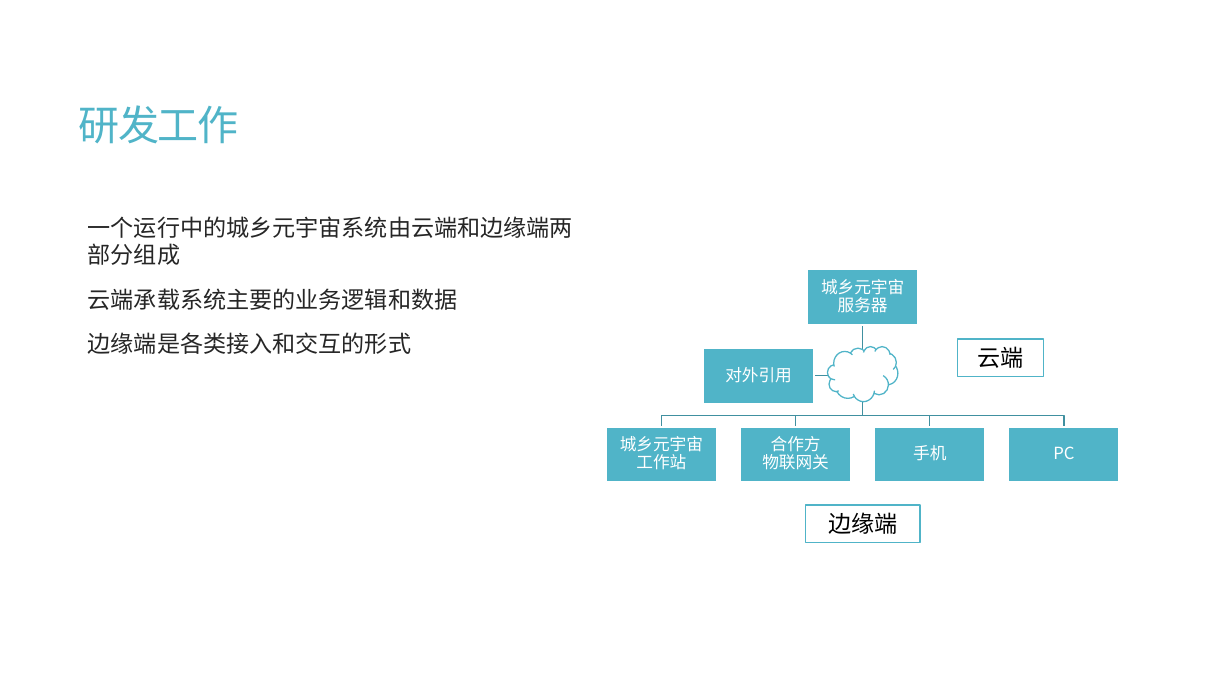
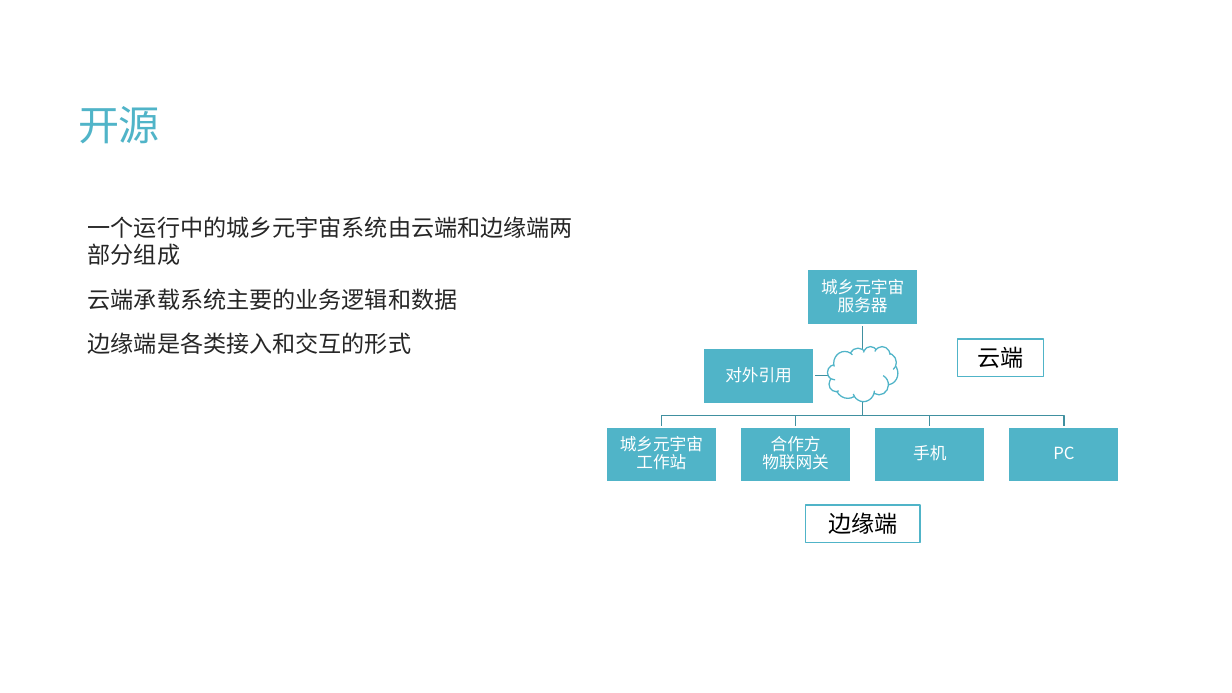
Before and after one commit to calcyu/chainway, a slide deck: slide 8 of Docs/城乡元宇宙服务器.pptx. Drawn at 1232x693 pixels with LibreOffice and Linux fonts; fonts in the diff are those of the drawing. Boxes give left, top, right and bottom in pixels: in the first picture for what was removed or moved away, otherwise in the second. Text is boxed around its words. In the diff, an @@ line names an element or a change of style, - is before the commit and + after.

```diff
--- a/Docs/城乡元宇宙服务器.pptx
+++ b/Docs/城乡元宇宙服务器.pptx
@@ title at [79,106,160,144]: text changed @@
-研发工作
+开源
```
Also in this commit, not shown: 7 other slides changed, 1 slide added, 3 slides removed, 13 other files.
